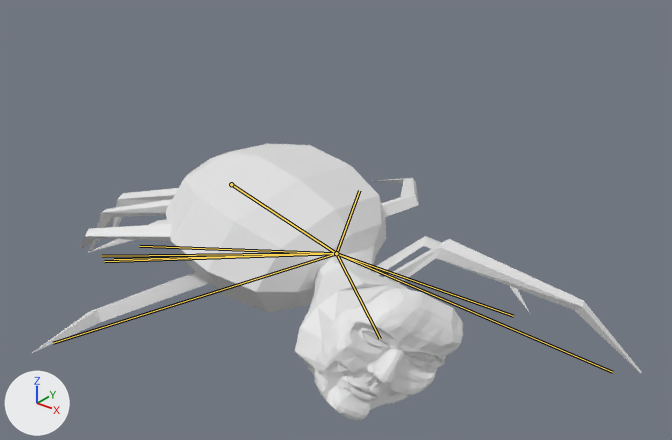
Renders of the Blender file data/creatures/spider_queen/spider_queen.blend from each side of a commit.
Camera for both pictures: a 50 mm camera at (11.9, -14.87, 11.32) aimed at (0.3, -0.37, 2.33). Every picture has the same lights, and +X, +Y and +Z are marked at lower left. Both versions are drawn at the pose saved in each file; the numbers are the values there. The bones that change are drawn over the model as lines.

The first picture shows 'MeshCorpse', 'MeshLegs'.
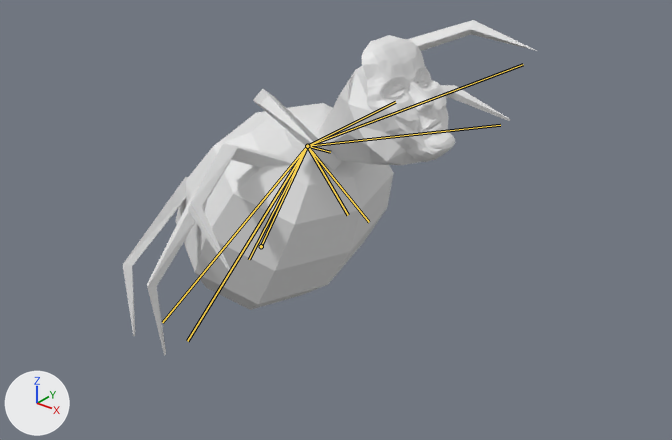
Changed parts and their boxes (x1, y1, x2, y2) in the pictures (672 x 440 px):
'MeshCorpse', posed (6% narrower)
    before: (165, 144, 463, 420)
    after: (175, 35, 455, 310)
'MeshLegs', posed (32% narrower, 71% taller)
    before: (32, 178, 641, 373)
    after: (123, 20, 537, 355)
bone 'CorpsBack', root to tip
    before: (231, 184) to (336, 253)
    after: (261, 246) to (307, 146)
bone 'CorpseFront', root to tip
    before: (336, 253) to (380, 338)
    after: (307, 146) to (395, 102)
bone 'Leg4.L', root to tip
    before: (336, 253) to (104, 261)
    after: (307, 146) to (348, 215)
bone 'Leg3.L', root to tip
    before: (336, 253) to (359, 190)
    after: (307, 146) to (369, 222)
bone 'Leg2.L', root to tip
    before: (336, 253) to (612, 372)
    after: (307, 146) to (500, 125)
bone 'Leg1.L', root to tip
    before: (336, 253) to (513, 316)
    after: (307, 146) to (523, 64)
bone 'Leg1.R', root to tip
    before: (336, 253) to (53, 343)
    after: (307, 146) to (330, 152)
bone 'Leg2.R', root to tip
    before: (336, 253) to (102, 256)
    after: (307, 146) to (249, 259)
bone 'Leg3.R', root to tip
    before: (336, 253) to (114, 259)
    after: (307, 146) to (187, 341)
bone 'Leg4.R', root to tip
    before: (336, 253) to (139, 246)
    after: (307, 146) to (162, 322)

The change, as a diff of the scene's bpy script:
```diff
--- a/data/creatures/spider_queen/spider_queen.blend.py
+++ b/data/creatures/spider_queen/spider_queen.blend.py
@@ bone_corpsback @@
 bone_corpsback = bpy.data.objects['Armature'].pose.bones['CorpsBack']
-bone_corpsback.location = (0.0, 0.95, -0.17)
-bone_corpsback.rotation_quaternion = (0.993, -0.121, 0.0, 0.0)  # degrees (-14, 0, 0)
-bone_corpsback.scale = (1.0, 1.0, 0.7)
+bone_corpsback.location = (0.0, 1.87, -1.59)
+bone_corpsback.rotation_quaternion = (0.853, 0.522, 0.0, 0.0)  # degrees (63, 0, 0)
+bone_corpsback.scale = (1.0, 1.0, 1.0)
@@ bone_corpsefront @@
 bone_corpsefront = bpy.data.objects['Armature'].pose.bones['CorpseFront']  # child of 'CorpsBack'
-bone_corpsefront.location = (-0.28, -0.66, 0.58)
-bone_corpsefront.rotation_quaternion = (0.887, 0.025, -0.302, -0.347)  # degrees (17, -31, -48)
-bone_corpsefront.scale = (1.3, 1.3, 1.3)
+bone_corpsefront.location = (0.0, 0.82, -0.53)
+bone_corpsefront.rotation_quaternion = (0.966, -0.259, 0.0, 0.0)  # degrees (-30, 0, 0)
+bone_corpsefront.scale = (1.0, 1.0, 1.0)
@@ bone_leg4_l @@
 bone_leg4_l = bpy.data.objects['Armature'].pose.bones['Leg4.L']  # child of 'CorpsBack'
-bone_leg4_l.location = (-0.84, -0.97, -0.09)
-bone_leg4_l.rotation_quaternion = (0.746, -0.463, 0.418, 0.232)  # degrees (-66, 57, -4)
-bone_leg4_l.scale = (1.3, 1.3, 1.3)
+bone_leg4_l.location = (0.88, -0.06, -1.12)
+bone_leg4_l.rotation_quaternion = (0.959, 0.169, 0.191, 0.123)  # degrees (23, 19, 18)
+bone_leg4_l.scale = (1.0, 1.0, 1.0)
@@ bone_leg3_l @@
 bone_leg3_l = bpy.data.objects['Armature'].pose.bones['Leg3.L']  # child of 'CorpsBack'
-bone_leg3_l.location = (-1.68, -1.9, 2.68)
-bone_leg3_l.rotation_quaternion = (0.902, -0.063, 0.408, 0.129)  # degrees (-1, 49, 16)
-bone_leg3_l.scale = (1.3, 1.3, 1.3)
+bone_leg3_l.location = (1.4, 1.0, -1.32)
+bone_leg3_l.rotation_quaternion = (0.892, -0.007, 0.33, 0.31)  # degrees (14, 36, 43)
+bone_leg3_l.scale = (1.0, 1.0, 1.0)
@@ bone_leg2_l @@
 bone_leg2_l = bpy.data.objects['Armature'].pose.bones['Leg2.L']  # child of 'CorpsBack'
-bone_leg2_l.location = (0.4, 0.29, 1.41)
-bone_leg2_l.rotation_quaternion = (0.784, 0.22, 0.117, -0.569)  # degrees (14, 26, -69)
-bone_leg2_l.scale = (1.3, 1.3, 1.3)
+bone_leg2_l.location = (0.0, 0.0, 0.0)
+bone_leg2_l.rotation_quaternion = (1.0, 0.0, 0.0, 0.0)  # degrees (0, 0, 0)
+bone_leg2_l.scale = (1.0, 1.0, 1.0)
@@ bone_leg1_l @@
 bone_leg1_l = bpy.data.objects['Armature'].pose.bones['Leg1.L']  # child of 'CorpsBack'
-bone_leg1_l.location = (-0.06, -0.28, -0.12)
-bone_leg1_l.rotation_quaternion = (0.948, 0.081, -0.203, -0.23)  # degrees (15, -20, -30)
-bone_leg1_l.scale = (0.85, 0.85, 0.85)
+bone_leg1_l.location = (0.0, 0.0, 0.0)
+bone_leg1_l.rotation_quaternion = (1.0, 0.0, 0.0, 0.0)  # degrees (0, 0, 0)
+bone_leg1_l.scale = (1.0, 1.0, 1.0)
@@ bone_leg1_r @@
 bone_leg1_r = bpy.data.objects['Armature'].pose.bones['Leg1.R']  # child of 'CorpsBack'
-bone_leg1_r.location = (1.68, -0.06, 1.02)
-bone_leg1_r.rotation_quaternion = (0.179, 0.093, 0.835, -0.512)  # degrees (63, 157, 2)
-bone_leg1_r.scale = (1.3, 1.3, 1.3)
+bone_leg1_r.location = (0.0, 0.0, 0.0)
+bone_leg1_r.rotation_quaternion = (1.0, 0.0, 0.0, 0.0)  # degrees (0, 0, 0)
+bone_leg1_r.scale = (1.0, 1.0, 1.0)
@@ bone_leg2_r @@
 bone_leg2_r = bpy.data.objects['Armature'].pose.bones['Leg2.R']  # child of 'CorpsBack'
-bone_leg2_r.location = (-0.39, -0.16, 0.0)
-bone_leg2_r.rotation_quaternion = (0.832, -0.265, 0.066, 0.482)  # degrees (-24, 21, 56)
-bone_leg2_r.scale = (1.3, 1.3, 1.3)
+bone_leg2_r.location = (0.0, 0.0, 0.0)
+bone_leg2_r.rotation_quaternion = (1.0, 0.0, 0.0, 0.0)  # degrees (0, 0, 0)
+bone_leg2_r.scale = (1.0, 1.0, 1.0)
@@ bone_leg3_r @@
 bone_leg3_r = bpy.data.objects['Armature'].pose.bones['Leg3.R']  # child of 'CorpsBack'
-bone_leg3_r.location = (-0.21, -0.09, 0.11)
-bone_leg3_r.rotation_quaternion = (0.888, 0.342, 0.19, 0.241)  # degrees (45, 10, 35)
-bone_leg3_r.scale = (1.3, 1.3, 1.3)
+bone_leg3_r.location = (1.74, 1.1, 0.25)
+bone_leg3_r.rotation_quaternion = (0.912, 0.213, -0.288, 0.197)  # degrees (20, -38, 17)
+bone_leg3_r.scale = (1.0, 1.0, 1.0)
@@ bone_leg4_r @@
 bone_leg4_r = bpy.data.objects['Armature'].pose.bones['Leg4.R']  # child of 'CorpsBack'
-bone_leg4_r.location = (-0.24, -0.16, 0.1)
-bone_leg4_r.rotation_quaternion = (0.953, 0.197, 0.107, -0.204)  # degrees (20, 16, -21)
-bone_leg4_r.scale = (1.3, 1.3, 1.3)
+bone_leg4_r.location = (0.78, -0.03, -1.11)
+bone_leg4_r.rotation_quaternion = (0.964, 0.16, -0.177, 0.116)  # degrees (17, -22, 10)
+bone_leg4_r.scale = (1.0, 1.0, 1.0)
```
